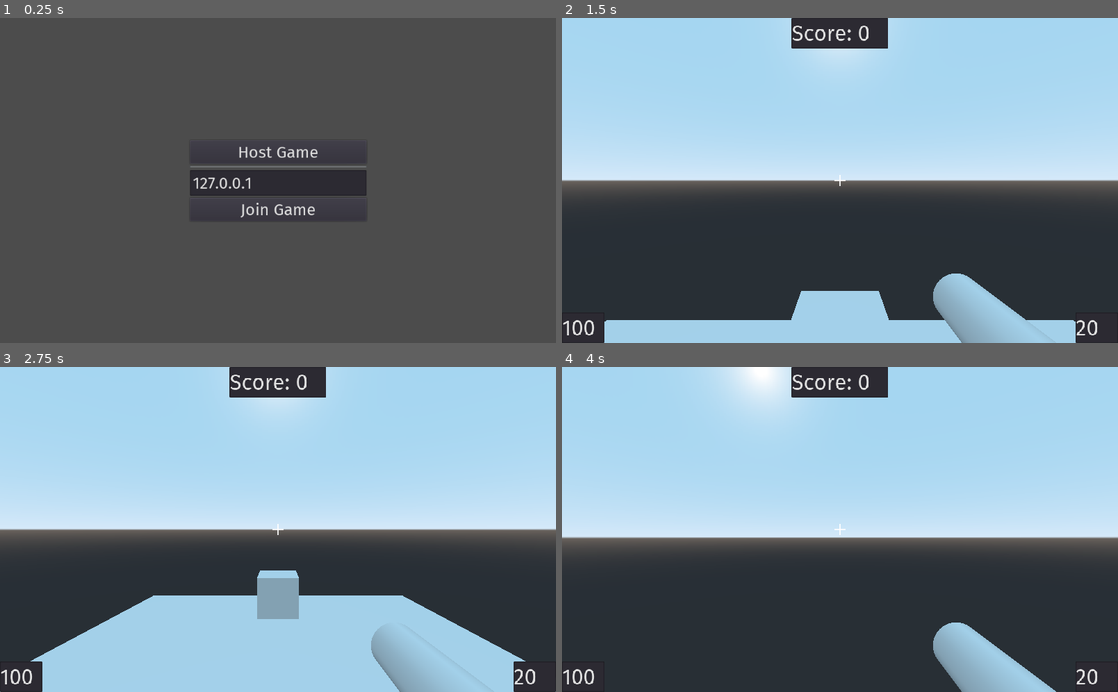
Above: before the commit, frames 1-4 (two rows, left to right).
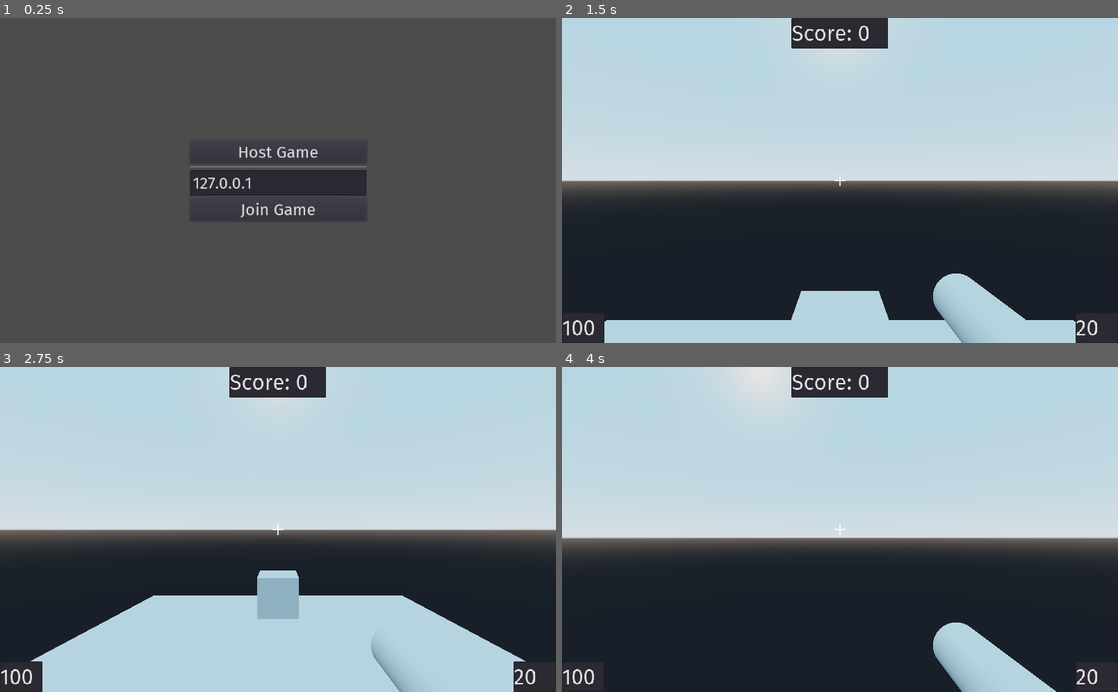
Above: after the commit, the same moments.

Repository: Linko-3D/Godot-Simple-Multiplayer-FPS
Game: Godot game, scene res://scenes/Lobby.tscn
Same seed, same stepped clock (60 frames per second), same inputs: the game is played once before the commit and once after it.
Inputs (mouse positions are in pixels of both pictures, inside the frame that each line leads up to):
- Up to frame 1 (0.25 s): no input
- Up to frame 2 (1.5 s): tap Enter (ui_accept) at 0.5, 0.77 s; move the mouse to (962, 164) at 0.52 s; hold D (right) 0.53-1.25 s; tap F (flashlight, bound only after the commit) at 0.6 s; click "Host Game" at 1.25 s
- Up to frame 3 (2.75 s): move the mouse to (166, 545) at 2.02 s; hold S (backward) from 2.03 s (still down); click (166, 545) at 2.1 s; tap Enter (ui_accept) at 2.27 s; tap F (flashlight, bound only after the commit) at 2.3 s
- Up to frame 4 (4 s): move the mouse to (851, 523) at 2.77 s; release S (backward) at 2.78 s; hold Shift (sprint) 2.78-3.53 s; hold W (forward) from 2.78 s (still down); tap F (flashlight, bound only after the commit) at 3.05, 3.6 s; move the mouse to (834, 536) at 3.52 s; tap Enter (ui_accept) at 3.77 s

The runs differ from the first frame. In frame 2, 1.7% of the frame differs, in the area x 0-100%, y 50-100%; in frame 3, 1.7%; in frame 4, 2.2%, in the area x 0-100%, y 0-100%.

Commit message:
flashlight

Diff:
--- a/default_env.tres
+++ b/default_env.tres
@@ -5,3 +5,6 @@
 [resource]
 background_mode = 2
 background_sky = SubResource( 1 )
+tonemap_mode = 3
+tonemap_white = 4.76
+glow_enabled = true
--- a/project.godot
+++ b/project.godot
@@ -70,10 +70,14 @@
 "events": [ Object(InputEventKey,"resource_local_to_scene":false,"resource_name":"","device":0,"alt":false,"shift":false,"control":false,"meta":false,"command":false,"pressed":false,"scancode":16777237,"unicode":0,"echo":false,"script":null)
  ]
 }
+flashlight={
+"deadzone": 0.5,
+"events": [ Object(InputEventKey,"resource_local_to_scene":false,"resource_name":"","device":0,"alt":false,"shift":false,"control":false,"meta":false,"command":false,"pressed":false,"scancode":70,"unicode":0,"echo":false,"script":null)
+ ]
+}
 
 [rendering]
 
-quality/driver/driver_name="GLES2"
 vram_compression/import_etc=true
 vram_compression/import_etc2=false
 environment/default_environment="res://default_env.tres"
--- a/scenes/Player.tscn
+++ b/scenes/Player.tscn
@@ -12,6 +12,18 @@
 [sub_resource type="CapsuleMesh" id=2]
 radius = 0.5
 mid_height = 1.5
+
+[sub_resource type="CylinderMesh" id=7]
+top_radius = 0.1
+bottom_radius = 0.1
+height = 0.001
+
+[sub_resource type="SpatialMaterial" id=8]
+emission_enabled = true
+emission = Color( 1, 1, 1, 1 )
+emission_energy = 1.0
+emission_operator = 0
+emission_on_uv2 = false
 
 [sub_resource type="CylinderMesh" id=3]
 top_radius = 0.1
@@ -45,6 +57,18 @@
 material/0 = null
 
 [node name="Camera" type="Camera" parent="."]
+
+[node name="LightMesh" type="MeshInstance" parent="Camera"]
+transform = Transform( 1, 0, 0, 0, -4.37114e-08, -1, 0, 1, -4.37114e-08, 0, 0, -0.75 )
+cast_shadow = 0
+mesh = SubResource( 7 )
+material/0 = SubResource( 8 )
+
+[node name="Flashlight" type="SpotLight" parent="Camera"]
+transform = Transform( 1, 0, 0, 0, 1, 0, 0, 0, 1, 0, 0, -0.75 )
+shadow_enabled = true
+spot_range = 10.0
+spot_angle = 30.0
 
 [node name="HeadOrientation" type="MeshInstance" parent="Camera"]
 transform = Transform( 1, 0, 0, 0, -4.37114e-08, 1, 0, -1, -4.37114e-08, 0, 0, -0.5 )
--- a/scripts/Player.gd
+++ b/scripts/Player.gd
@@ -24,10 +24,15 @@
 puppet var puppet_weapon_rotation = Vector3()
 
 func _ready():
+
+	get_tree().connect("network_peer_connected", self, "_on_network_peer_connected")
+
+
 	$HUD.visible = false
 	if is_network_master():
 		$Camera.current = true
 		$Camera/HeadOrientation.visible = false
+		$Camera/LightMesh.visible = false
 		$HUD.visible = true
 		$Camera/RayCast.enabled = true
 		$Camera/RayCast.add_exception(self)
@@ -87,6 +92,11 @@
 
 func other_abilities():
 
+	if Input.is_action_just_pressed("flashlight"):
+		$Camera/Flashlight.visible = !$Camera/Flashlight.visible
+
+		rpc("flashlight", $Camera/Flashlight.visible)
+
 	if $Camera/RayCast.is_colliding():
 		$Camera/WeaponPosition.look_at($Camera/RayCast.get_collision_point(), Vector3.UP)
 	else:
@@ -118,6 +128,14 @@
 
 	if Input.is_action_just_pressed("ui_cancel"):
 		Input.set_mouse_mode(Input.MOUSE_MODE_VISIBLE)
+
+func _on_network_peer_connected(id):
+	rpc("flashlight", $Camera/Flashlight.visible)
+
+remotesync func flashlight(status):
+	$Camera/Flashlight.visible = status
+	if not is_network_master():
+		$Camera/LightMesh.visible = status
 
 remotesync func ammo():
 	ammo -= 1
Not shown: 1 places in scenes/Player.tscn that only renumber resources
